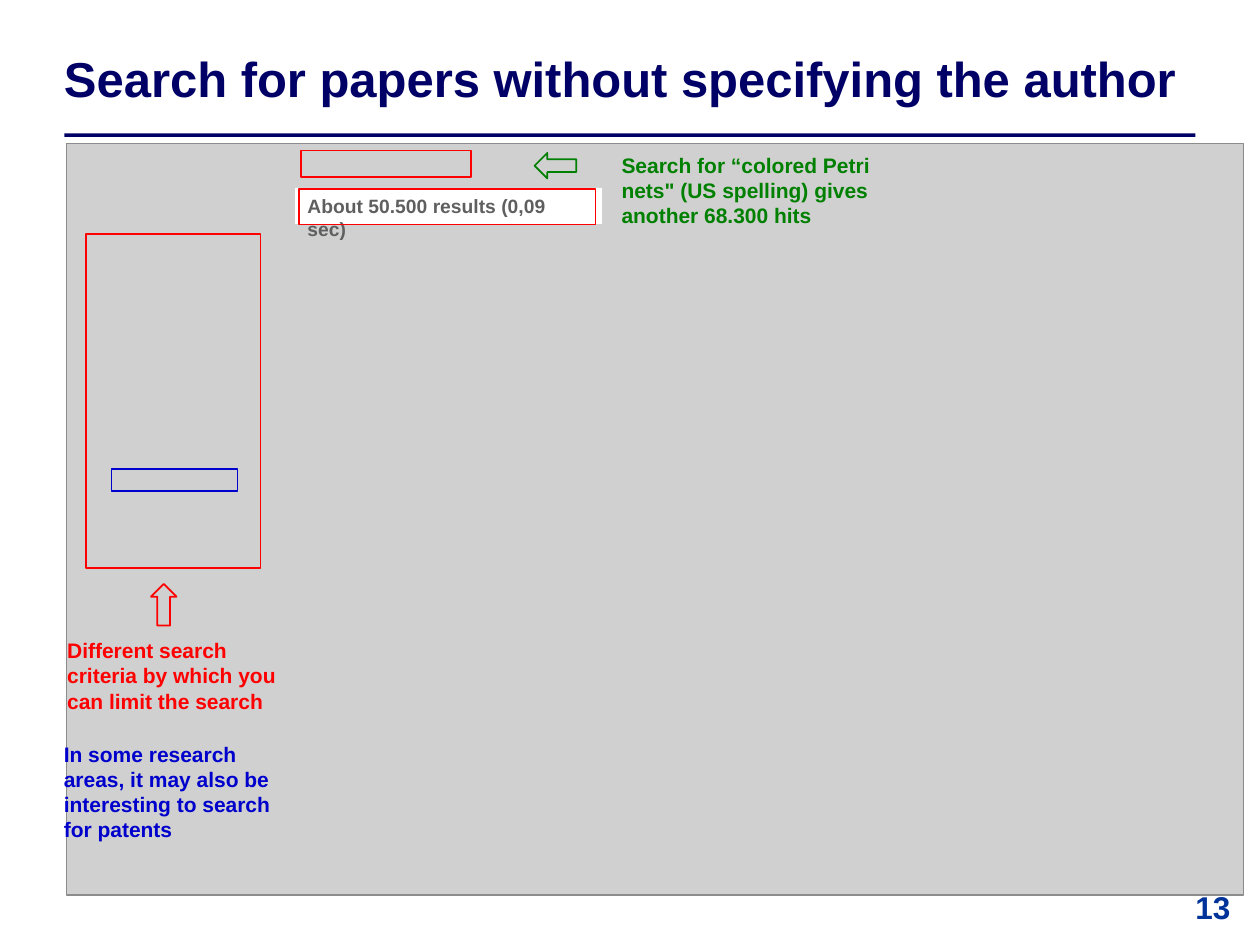
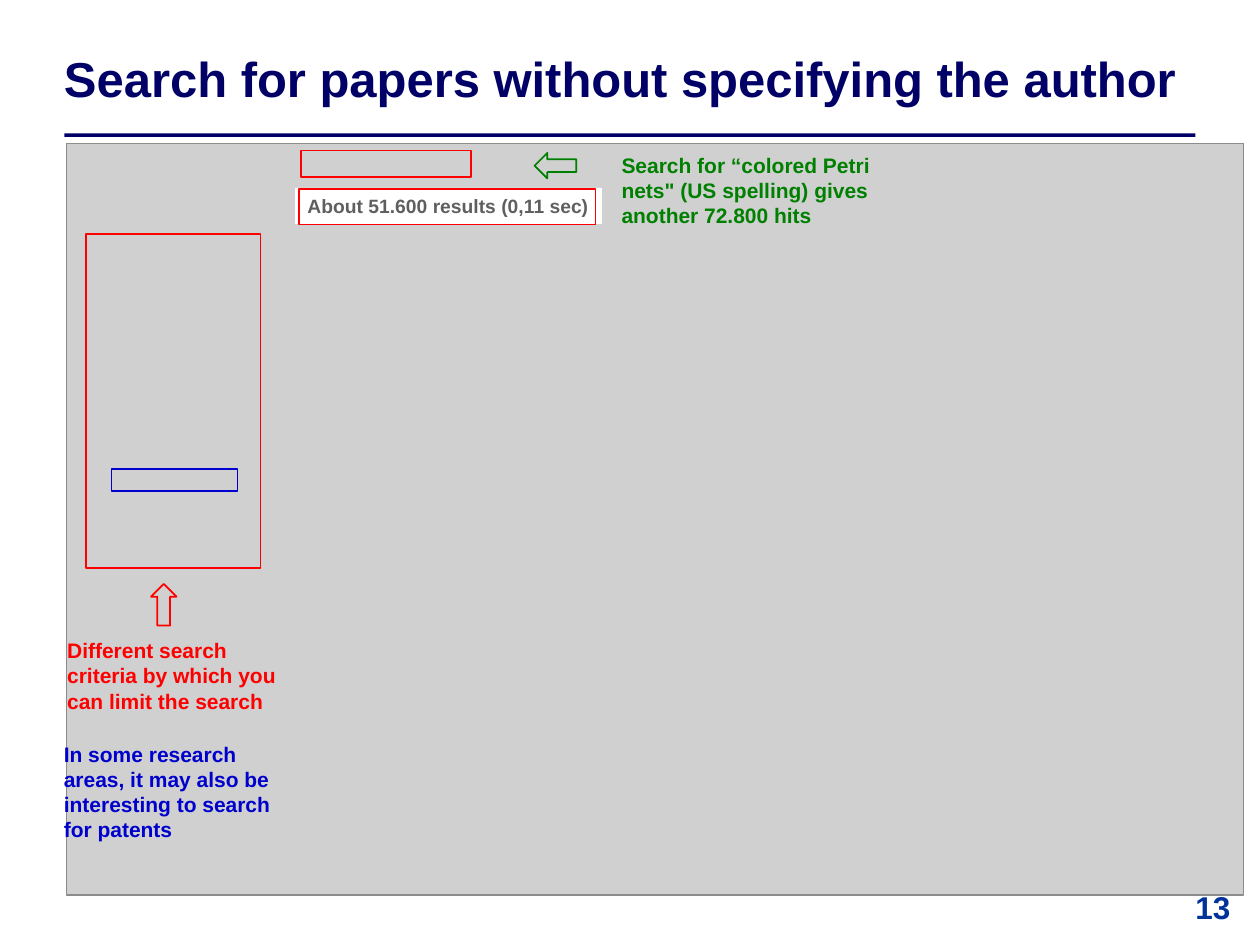
Before and after one commit to IntProgAU/Materiale, a slide deck: slide 13 of web/b26/3 Publication Traditions.pptx. Drawn at 1260x945 pixels with LibreOffice and Linux fonts; fonts in the diff are those of the drawing; grey boxes stand for pictures. Boxes give left, top, right and bottom in pixels: in the first picture for what was removed or moved away, otherwise in the second. Text is boxed around its words. In the diff, an @@ line names an element or a change of style, - is before the commit and + after.

```diff
--- a/web/b26/3 Publication Traditions.pptx
+++ b/web/b26/3 Publication Traditions.pptx
@@ text at (622,157,870,223): text changed @@
-Search for “colored Petri nets" (US spelling) gives another 68.300 hits
+Search for “colored Petri nets" (US spelling) gives another 72.800 hits
@@ text in rectangle at (307,199,589,217): text changed @@
-About 50.500 results (0,09 sec)
+About 51.600 results (0,11 sec)
```
Also in this commit, not shown: 4 other slides changed.
